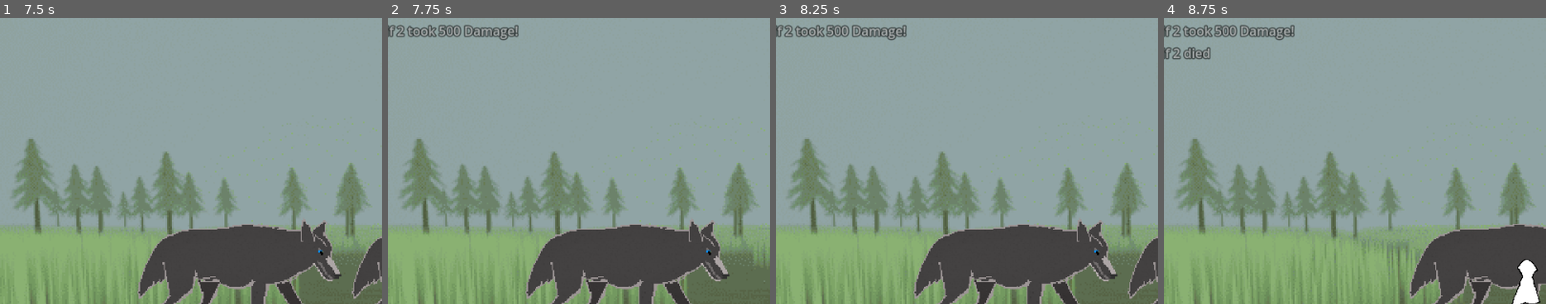
Above: before the commit, frames 1-4 (left to right).
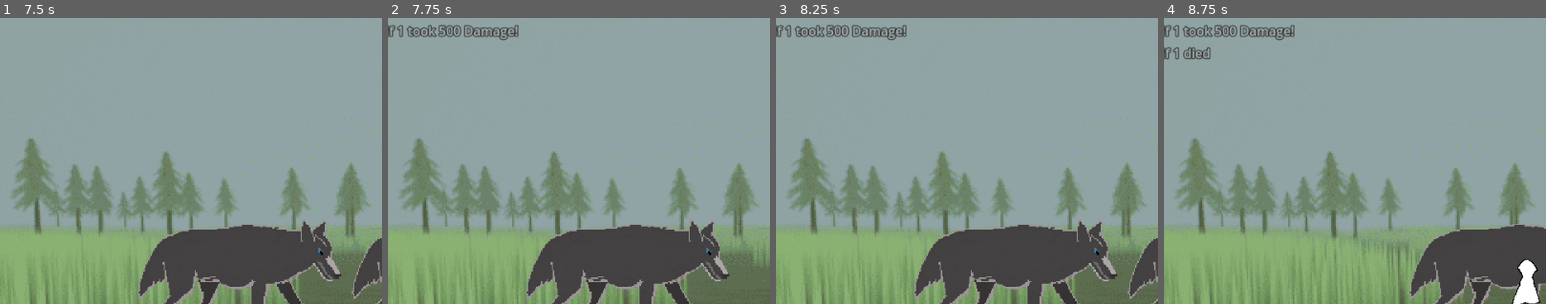
Above: after the commit, the same moments.

Repository: Herosege/PureKillRot
Game: Godot game, scene res://Scenes/fight_scene.tscn
Two runs of this game, one before a commit and one after it. Both use one fixed random seed, a clock stepped at 60 frames per second and the inputs below. This scene is started directly instead of the project's main scene.
Inputs:
- Up to frame 1 (7.5 s): hold Right (move_right) 0.53-1.28 s; tap Z (accept) at 0.6, 1.55, 2, 2.1, 2.75, 2.85, 3.8, 4.25, 4.35, 5.1, 6.05, 6.5, 6.6, 7.35 s; tap Enter at 1.25 s; hold X (back) 1.28-2.03 s; tap Shift (Sprint) at 1.35, 5.85 s; hold Right (move_right) 2.03-2.78 s; hold Up (move_up) 2.78-3.53 s; hold Shift (Sprint) 3.53-4.28 s; hold Left (move_left) 3.53-5.03 s; hold X (back) 5.03-5.78 s; hold Right (move_right) 5.78-6.53 s; hold Up (move_up) 6.53-7.28 s; hold Right (move_right) from 7.28 s (still down)
- Up to frame 2 (7.75 s): keep holding Right (move_right)
- Up to frame 3 (8.25 s): tap Z (accept) at 8 s; release Right (move_right) at 8.03 s; hold X (back) from 8.03 s (still down); hold Shift (Sprint) from 8.03 s (still down)
- Up to frame 4 (8.75 s): keep holding X (back); keep holding Shift (Sprint); tap Z (accept) at 8.3 s
The pictures show only the part of the screen within x 4-54%, y 1-51%; the shares and areas given below are measured in that part.

Frame 1 is identical in both runs. In frame 2, less than 0.1% of the frame differs, in the area x 2-5%, y 2-7%; in frame 3, less than 0.1%; in frame 4, 0.1%, in the area x 2-5%, y 2-15%.

Commit message:
enemies now flash when attacking, there is a message telling who attacks who

Diff:
--- a/Resources/Shaders/EnemyBattleShader.gdshader
+++ b/Resources/Shaders/EnemyBattleShader.gdshader
@@ -1,9 +1,12 @@
 shader_type canvas_item;
 
 uniform bool FlashOn = false;
+uniform float AlphaAmnt = 0.0;
 
 void fragment() {
-
+	if (AlphaAmnt > 0.0){
+		COLOR.rgb += AlphaAmnt;
+	}
 	if (FlashOn){
 		COLOR.rgb += ((1.2+sin(TIME*8.0))/2.0)*vec3(0.3,0.3,0.3);
 	}
--- a/Scenes/UIElements/enemy.tscn
+++ b/Scenes/UIElements/enemy.tscn
@@ -7,8 +7,46 @@
 resource_local_to_scene = true
 shader = ExtResource("1_320pc")
 shader_parameter/FlashOn = false
+shader_parameter/AlphaAmnt = 0.0
 
 [sub_resource type="SpriteFrames" id="SpriteFrames_7hqdl"]
+
+[sub_resource type="Animation" id="Animation_y8q68"]
+resource_name = "ShortFlash"
+length = 0.25
+tracks/0/type = "value"
+tracks/0/imported = false
+tracks/0/enabled = true
+tracks/0/path = NodePath("AnimatedSprite2D:material:shader_parameter/AlphaAmnt")
+tracks/0/interp = 1
+tracks/0/loop_wrap = true
+tracks/0/keys = {
+"times": PackedFloat32Array(0, 0.05, 0.25),
+"transitions": PackedFloat32Array(1, 1, 1.46409),
+"update": 0,
+"values": [0.0, 0.3, 0.0]
+}
+
+[sub_resource type="Animation" id="Animation_58iqw"]
+length = 0.001
+tracks/0/type = "value"
+tracks/0/imported = false
+tracks/0/enabled = true
+tracks/0/path = NodePath("AnimatedSprite2D:material:shader_parameter/AlphaAmnt")
+tracks/0/interp = 1
+tracks/0/loop_wrap = true
+tracks/0/keys = {
+"times": PackedFloat32Array(0),
+"transitions": PackedFloat32Array(1),
+"update": 0,
+"values": [0.0]
+}
+
+[sub_resource type="AnimationLibrary" id="AnimationLibrary_320pc"]
+_data = {
+&"RESET": SubResource("Animation_58iqw"),
+&"ShortFlash": SubResource("Animation_y8q68")
+}
 
 [node name="Enemy" type="Control"]
 layout_mode = 3
@@ -25,3 +63,8 @@
 sprite_frames = SubResource("SpriteFrames_7hqdl")
 autoplay = "default"
 centered = false
+
+[node name="AnimationPlayer" type="AnimationPlayer" parent="."]
+libraries = {
+&"": SubResource("AnimationLibrary_320pc")
+}
--- a/Script/UIElements/enemy.gd
+++ b/Script/UIElements/enemy.gd
@@ -7,3 +7,6 @@
 		$AnimatedSprite2D.sprite_frames.add_frame("default",i)
 	if ESprites:
 		custom_minimum_size = $AnimatedSprite2D.sprite_frames.get_frame_texture("default",0).get_size() * $AnimatedSprite2D.scale
+
+func PlayFlashAnim():
+	$AnimationPlayer.play("ShortFlash")
--- a/Script/fight_scene.gd
+++ b/Script/fight_scene.gd
@@ -375,30 +375,48 @@
 		if ActionBuffer[i] is not int:
 			var SkillT = ActionBuffer[i]
 			var CharaType = SkillT[1]
-			var TargetArray = BattleEnemies if CharaType == 1 else PartyInfo.MainParty
+
+			var AttackerArray = BattleEnemies if CharaType == IsAttacked.character else PartyInfo.MainParty
+			var TargetArray = BattleEnemies if CharaType == IsAttacked.enemy else PartyInfo.MainParty
+
 			var TargetType = SkillT[2] if SkillT[2] <= TargetArray.size()-1 else 0
+
+			var AttackerType = AttackerArray[i] if CharaType == IsAttacked.enemy else AttackerArray[i-PartyInfo.MainParty.size()]
+			var EnemyType = TargetArray[TargetType]
+
+			var Dupes = CheckDupes(AttackerArray)
+			var AttackerName = AttackerType.Name if !Dupes else str(AttackerType.Name) + " " + str(Dupes)
+
+			Dupes = CheckDupes(TargetArray)
+			var AttackedName = EnemyType.Name if !Dupes else str(EnemyType.Name) + " " + str(Dupes)
+
 			var STimes = SkillDB.GetSkill(SkillT[0]).AnimDuration
 			var Sprts = SkillDB.GetSkill(SkillT[0]).AnimSprites
-			var EnemyType = TargetArray[TargetType]
+
+
 			var EnemNode
+
 
 			if ActionBuffer[i][1] == 1:
 				EnemNode = EnemyList.get_child(TargetType)
+
 			else:
 				EnemNode = CharProfs.get_child(TargetType).get_node("StatsPicture/TextureRect")
+				EnemyList.get_child(TargetType).PlayFlashAnim() #### CZASAMI SIĘ CRASHUJE - NAPRAW
+
+				SignalBus.emit_signal("AnnounceAction",AttackerName + " attacks " + AttackedName)
 
 			SkillUseTimer.start(STimes*1.6)
-
 			AttackTextureAnim(Sprts,STimes,EnemNode.global_position+EnemNode.size/2)
 
 			await SkillUseTimer.timeout
-			SkillUse(SkillT,TargetArray,TargetType,EnemyType)
+			SkillUse(SkillT,TargetArray,TargetType,EnemyType,AttackedName)
 			DamagedFlashAnim(EnemNode)
 
 			SkillUseTimer.start(0.6)
 			await SkillUseTimer.timeout
 
-			CheckDeadUpdate(TargetArray,TargetType,EnemyType,CharaType)
+			CheckDeadUpdate(TargetArray,TargetType,EnemyType,CharaType,AttackedName)
 			if CheckEndFight():
 				return
 			SkillUseTimer.start(0.05)
@@ -422,7 +440,7 @@
 		TempBuf[2] = FightParty[TempBuf[2]]
 		ActionBuffer.append(TempBuf)
 
-func SkillUse(SkillT,TargetArray,TargetType,EnemyType):
+func SkillUse(SkillT,TargetArray,TargetType,EnemyType,AttackedName):
 	var Effect = SkillDB.GetSkill(SkillT[0]).Effect
 	var Vals = SkillDB.GetSkill(SkillT[0]).Values
 
@@ -434,16 +452,7 @@
 					TargetType = FightParty[randi()%FightParty.size()]
 					EnemyType = TargetArray[TargetType]
 			EnemyType.TakeDamage(Vals[0])
-			var HasDupes = false
-			var TempDup = []
-			for i in TargetArray:
-				if !TempDup.has(i.Name):
-					TempDup.append(i.Name)
-				else:
-					HasDupes = true
-					break
-			var EnemName = str(EnemyType.Name) if !HasDupes else str(EnemyType.Name) + " " + str(TargetType+1)
-			SignalBus.emit_signal("AnnounceAction", EnemName + " took " + str(Vals[0]) + " Damage!")
+			SignalBus.emit_signal("AnnounceAction", AttackedName + " took " + str(Vals[0]) + " Damage!")
 			UpdateProfiles()
 			DamageNumberAnim(Vals[0])
 
@@ -456,22 +465,22 @@
 		return true
 	return false
 
-func CheckDeadUpdate(TargetArray,TargetType,EnemyType,CharaType):
-	var HasDupes = false
+func CheckDeadUpdate(TargetArray,TargetType,EnemyType,CharaType,AttackedName):
+	if EnemyType.PhysicalHealth <= 0:
+
+		SignalBus.emit_signal("AnnounceAction",AttackedName + " died")
+		CharacterDie(TargetType,CharaType)
+		UpdateProfiles()
+
+func CheckDupes(TargetArray)->int:
 	var TempDup = []
+	var DupAmnt = 0
 	for i in TargetArray:
 		if !TempDup.has(i.Name):
 			TempDup.append(i.Name)
 		else:
-			HasDupes = true
-			break
-
-	var EnemName = str(EnemyType.Name) if !HasDupes else str(EnemyType.Name) + " " + str(TargetType+1)
-	if EnemyType.PhysicalHealth <= 0:
-
-		SignalBus.emit_signal("AnnounceAction",EnemName + " died")
-		CharacterDie(TargetType,CharaType)
-		UpdateProfiles()
+			DupAmnt += 1
+	return DupAmnt
 
 ### SKILL ANIMS ------------------------------------------------------------------------------------
 
@@ -494,6 +503,7 @@
 func DamageNumberAnim(DamageNum):
 	var LabelsPos = AttTexture.global_position + Vector2(0,20.0)
 	SignalBus.emit_signal("AnnounceDamage",-DamageNum,LabelsPos)
+
 
 ### END STUFF ------------------------------------------------------------------------------------------------------
 #0-character 1-enemy
Not shown: 1 places in Scenes/UIElements/enemy.tscn that only renumber resources
